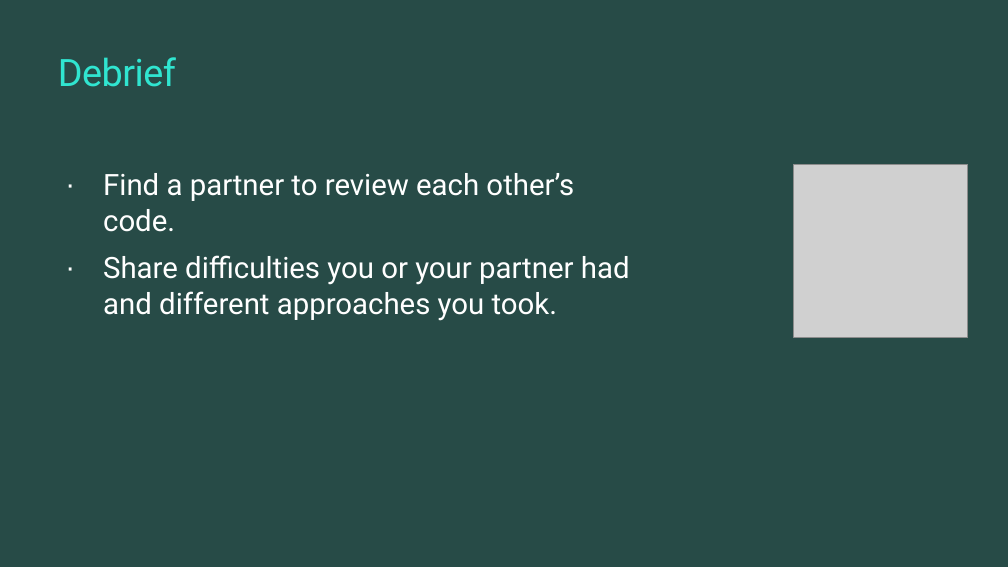
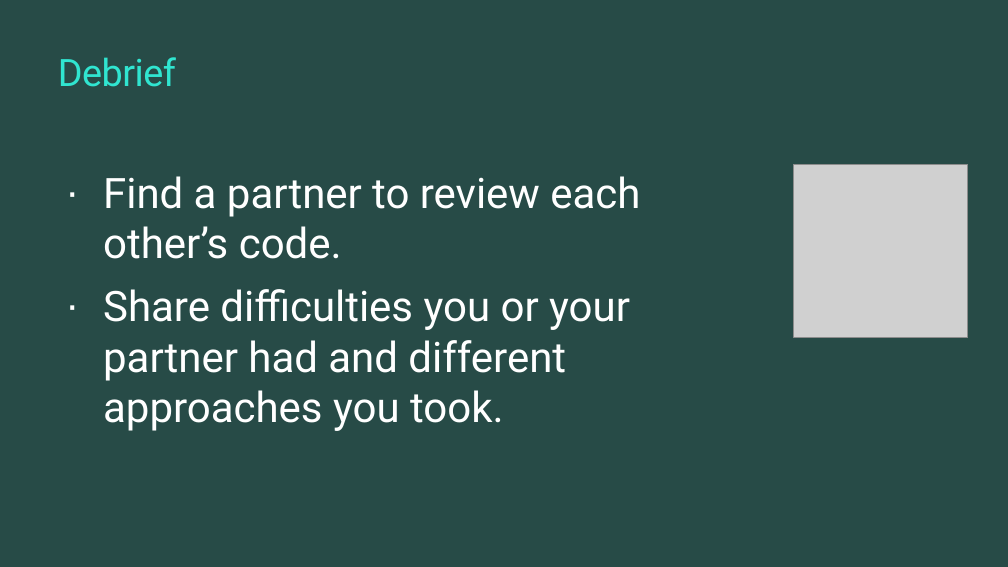
Before and after one commit to TEALSK12/introduction-to-computer-science, a slide deck: slide 8 of docs/slidedecks/TEALS SNAP 5.3.pptx. Drawn at 1008x567 pixels with LibreOffice and Linux fonts; fonts in the diff are those of the drawing; grey boxes stand for pictures; background and template pictures are left out. Boxes give left, top, right and bottom in pixels: in the first picture for what was removed or moved away, otherwise in the second. Text is boxed around its words. In the diff, an @@ line names an element or a change of style, - is before the commit and + after.

```diff
--- a/docs/slidedecks/TEALS SNAP 5.3.pptx
+++ b/docs/slidedecks/TEALS SNAP 5.3.pptx
@@ text "Find a partner to review ..." at <box>103,176,640,431</box>: size 28 to 40 pt @@
```
Also in this commit, not shown: 4 other slides changed, 5 other files.
